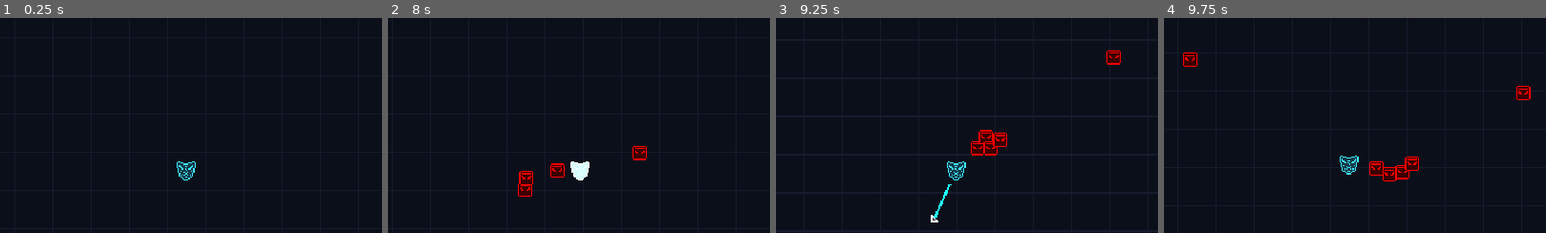
Above: before the commit, frames 1-4 (left to right).
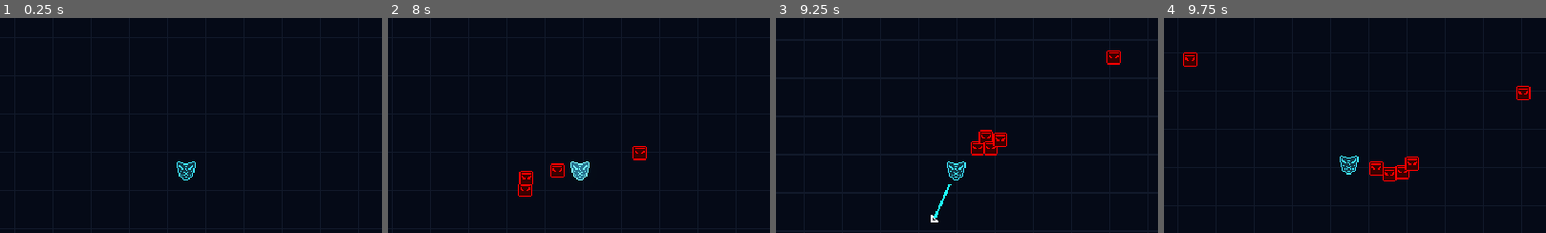
Above: after the commit, the same moments.

Repository: butteredsaltedtoast/orbit
Game: Godot game, scene res://levels/main.tscn
Two runs of this game, one before a commit and one after it. Both use one fixed random seed, a clock stepped at 60 frames per second and the inputs below.
Inputs (mouse positions are % of the whole screen's width and height, from its top left):
- Up to frame 1 (0.25 s): no input
- Up to frame 2 (8 s): tap Enter at 0.5, 2 s; move the mouse to (72, 45) at 0.52 s; hold D (move_right) 0.53-1.28 s; click (72, 45) at 0.6 s; tap Space at 1.25, 2.75 s; move the mouse to (30, 55) at 1.27 s; hold S (move_down) 1.28-2.03 s; click (30, 55) at 1.35 s; move the mouse to (60, 28) at 2.02 s; hold D (move_right) 2.03-2.78 s; right-click (60, 28) at 2.1 s; click (60, 28) at 2.3 s; move the mouse to (45, 70) at 2.77 s; hold W (move_up) 2.78-3.53 s; click (45, 70) at 2.85 s; move the mouse to (80, 65) at 3.52 s; hold A (move_left) 3.53-5.03 s; click (80, 65) at 3.6 s; move the mouse to (20, 35) at 4.27 s; right-click (20, 35) at 4.35 s; click (20, 35) at 4.55 s; move the mouse to (55, 50) at 5.02 s; hold S (move_down) 5.03-5.78 s; click (55, 50) at 5.1 s; move the mouse to (35, 25) at 5.77 s; hold D (move_right) 5.78-6.53 s; click (35, 25) at 5.85 s; move the mouse to (72, 45) at 6.52 s; hold W (move_up) 6.53-7.28 s; right-click (72, 45) at 6.6 s; click (72, 45) at 6.8 s; move the mouse to (30, 55) at 7.27 s; hold D (move_right) from 7.28 s (still down); click (30, 55) at 7.35 s
- Up to frame 3 (9.25 s): move the mouse to (60, 28) at 8.02 s; release D (move_right) at 8.03 s; hold S (move_down) 8.03-8.78 s; click (60, 28) at 8.1 s; move the mouse to (45, 70) at 8.77 s; hold A (move_left) from 8.78 s (still down); right-click (45, 70) at 8.85 s; click (45, 70) at 9.05 s
- Up to frame 4 (9.75 s): move the mouse to (80, 65) at 9.52 s; release A (move_left) at 9.53 s; hold W (move_up) from 9.53 s (still down); click (80, 65) at 9.6 s
The pictures show only the part of the screen within x 26-76%, y 14-64%; the shares and areas given below are measured in that part.

The runs differ from the first frame. In frame 2, 0.3% of the frame differs, in the area x 47-53%, y 66-76%; in frame 3, less than 0.1%; in frame 4, less than 0.1%.

Commit message:
quarantined sprite, white flash shader (first time using shaders very fun), hp bar lookin cooler, glow

Diff:
--- a/enemies/enemy.gd
+++ b/enemies/enemy.gd
@@ -1,7 +1,9 @@
 class_name Enemy
 extends CharacterBody2D
 
-@onready var sprite: Sprite2D = $Sprite2D
+@onready var visual: Node2D = $Visual
+@onready var sprite: Sprite2D = $Visual/Sprite2D
+@onready var qsprite: Sprite2D = $Visual/QuarantineSprite
 @onready var orbit_hitbox: Area2D = $OrbitHitbox
 
 @export var speed: float = 80.0
@@ -23,13 +25,12 @@
 var kb: Vector2 = Vector2.ZERO
 var hurt_timer: float = 0.0
 var tween: Tween
-var orig: Color
+var qtween: Tween
 var dead: bool = false
 
 func _ready() -> void:
 	hp = max_hp
 	hits_left = orbit_hits
-	orig = sprite.modulate
 
 func _physics_process(delta: float) -> void:
 	hurt_timer = move_toward(hurt_timer, 0, delta)
@@ -44,6 +45,7 @@
 			#print("spin-ning, spin-ning♪♫")
 			pass
 		State.FLUNG:
+			qsprite.modulate.a = clampf((velocity.length() - speed) / (fling_speed - speed), 0, 1.0)
 			for i in range(get_slide_collision_count()):
 				var coll: Object = get_slide_collision(i).get_collider()
 				if coll is Enemy:
@@ -58,6 +60,7 @@
 				set_collision_layer_value(3, false)
 				set_collision_layer_value(2, true)
 				set_collision_mask_value(2, true)
+				qsprite.modulate.a = 0
 	move_and_slide()
 
 func capture() -> void:
@@ -65,9 +68,15 @@
 	set_collision_layer_value(2, false)
 	set_collision_mask_value(2, false)
 	velocity = Vector2.ZERO
+	if qtween and qtween.is_valid():
+		qtween.kill()
+	qtween = create_tween()
+	qtween.tween_property(qsprite, "modulate:a", 1.0, 0.1)
 	orbit_hitbox.set_deferred("monitoring", true)
 
 func fling(direction: Vector2) -> void:
+	if qtween and qtween.is_valid():
+		qtween.kill()
 	state = State.FLUNG
 	velocity = direction * fling_speed
 	set_collision_layer_value(3, true)
@@ -82,14 +91,15 @@
 	hurt_timer = 0.15
 	if tween and tween.is_valid():
 		tween.kill()
+		visual.material.set_shader_parameter("flash_amount", 0.0)
 	tween = create_tween()
-	tween.tween_property(sprite, "modulate", Color(10, 10, 10), 0)
+	tween.tween_property(visual, "material:shader_parameter/flash_amount", 1.0, 0)
 	tween.tween_interval(hurt_timer / 3)
-	tween.tween_property(sprite, "modulate", orig, 0)
+	tween.tween_property(visual, "material:shader_parameter/flash_amount", 0.0, 0)
 	tween.tween_interval(hurt_timer / 3)
-	tween.tween_property(sprite, "modulate", Color(10, 10, 10), 0)
+	tween.tween_property(visual, "material:shader_parameter/flash_amount", 1.0, 0)
 	tween.tween_interval(hurt_timer / 3)
-	tween.tween_property(sprite, "modulate", orig, 0)
+	tween.tween_property(visual, "material:shader_parameter/flash_amount", 0.0, 0)
 	if hp <= 0:
 		die()
 	return true
--- a/enemies/enemy.tscn
+++ b/enemies/enemy.tscn
@@ -2,7 +2,14 @@
 
 [ext_resource type="Script" uid="uid://34ekybs6u2mx" path="res://enemies/enemy.gd" id="1_7frlh"]
 [ext_resource type="PackedScene" uid="uid://m62mvplk3k8c" path="res://enemies/death_burst.tscn" id="2_orwns"]
+[ext_resource type="Shader" uid="uid://jpfbm2r04mxt" path="res://shaders/flash.gdshader" id="3_07tka"]
 [ext_resource type="Texture2D" uid="uid://ddtrwc4dsi086" path="res://assets/art/packet.png" id="3_orwns"]
+[ext_resource type="Texture2D" uid="uid://bd1ywkvt7rvlh" path="res://assets/art/packet_capture.png" id="4_a6vjd"]
+
+[sub_resource type="ShaderMaterial" id="ShaderMaterial_07tka"]
+resource_local_to_scene = true
+shader = ExtResource("3_07tka")
+shader_parameter/flash_amount = 0.0
 
 [sub_resource type="CircleShape2D" id="CircleShape2D_7frlh"]
 radius = 7.0
@@ -17,9 +24,18 @@
 fling_damage = 1.0
 burst = ExtResource("2_orwns")
 
-[node name="Sprite2D" type="Sprite2D" parent="." unique_id=1206697953]
+[node name="Visual" type="Node2D" parent="." unique_id=1223534478]
+material = SubResource("ShaderMaterial_07tka")
+
+[node name="Sprite2D" type="Sprite2D" parent="Visual" unique_id=1206697953]
 modulate = Color(1, 0, 0, 1)
+use_parent_material = true
 texture = ExtResource("3_orwns")
+
+[node name="QuarantineSprite" type="Sprite2D" parent="Visual" unique_id=1789813264]
+modulate = Color(1, 1, 1, 0)
+use_parent_material = true
+texture = ExtResource("4_a6vjd")
 
 [node name="OrbitHitbox" type="Area2D" parent="." unique_id=1752438010]
 collision_mask = 2
--- a/levels/main.tscn
+++ b/levels/main.tscn
@@ -5,6 +5,11 @@
 [ext_resource type="Script" uid="uid://dskmiije68yf" path="res://levels/wave_manager.gd" id="2_wdj6m"]
 [ext_resource type="PackedScene" uid="uid://c0hm73mfrcvb6" path="res://enemies/enemy.tscn" id="3_l8qe7"]
 [ext_resource type="PackedScene" uid="uid://cjlkw0dmxnwto" path="res://ui/hud.tscn" id="5_ifaiv"]
+
+[sub_resource type="Environment" id="Environment_o33cc"]
+background_mode = 3
+glow_enabled = true
+glow_intensity = 0.4
 
 [node name="Main" type="Node2D" unique_id=440888473]
 
@@ -27,3 +32,6 @@
 
 [node name="Hud" parent="." unique_id=730284070 node_paths=PackedStringArray("wave_manager") instance=ExtResource("5_ifaiv")]
 wave_manager = NodePath("../WaveManager")
+
+[node name="WorldEnvironment" type="WorldEnvironment" parent="." unique_id=225234623]
+environment = SubResource("Environment_o33cc")
--- a/player/player.gd
+++ b/player/player.gd
@@ -48,11 +48,11 @@
 			tween.kill()
 			sprite.modulate = Color.WHITE
 		tween = create_tween()
-		tween.tween_property(sprite, "modulate", Color(10, 10, 10), 0)
+		tween.tween_property(sprite, "modulate", Color(2, 2, 2), 0)
 		tween.tween_interval(inv_timer.wait_time / 3)
 		tween.tween_property(sprite, "modulate", Color.WHITE, 0)
 		tween.tween_interval(inv_timer.wait_time / 3)
-		tween.tween_property(sprite, "modulate", Color(10, 10, 10), 0)
+		tween.tween_property(sprite, "modulate", Color(2, 2, 2), 0)
 		tween.tween_interval(inv_timer.wait_time / 3)
 		tween.tween_property(sprite, "modulate", Color.WHITE, 0)
 
--- a/project.godot
+++ b/project.godot
@@ -86,4 +86,5 @@
 
 textures/canvas_textures/default_texture_filter=0
 rendering_device/driver.windows="d3d12"
+viewport/hdr_2d=true
 environment/defaults/default_clear_color=Color(0.043137256, 0.05882353, 0.101960786, 1)
--- /dev/null
+++ b/shaders/flash.gdshader
@@ -0,0 +1,15 @@
+shader_type canvas_item;
+
+uniform float flash_amount: hint_range(0.0, 1.0) = 0.0;
+
+void vertex() {
+}
+
+void fragment() {
+	COLOR.rgb = mix(COLOR.rgb, vec3(1.0, 1.0, 1.0), flash_amount);
+}
+
+//void light() {
+//	// Called for every pixel for every light affecting the material.
+//	// Uncomment to replace the default light processing function with this one.
+//}
--- a/ui/hud.gd
+++ b/ui/hud.gd
@@ -6,7 +6,12 @@
 
 @export var wave_manager: WaveManager
 
+var fillstyle: StyleBoxFlat
+var pulsetween: Tween
+
 func _ready() -> void:
+	fillstyle = hpbar.get_theme_stylebox("fill").duplicate()
+	hpbar.add_theme_stylebox_override("fill", fillstyle)
 	GameState.hp_changed.connect(update_hp)
 	GameState.wave_changed.connect(update_wave)
 	update_wave(GameState.wave)
@@ -21,6 +26,17 @@
 func update_hp(curr: float, mx: float) -> void:
 	hpbar.max_value = mx
 	hpbar.value = curr
+	if curr / mx <= 0.3:
+		fillstyle.bg_color = Color("#ff3b5c")
+		if not pulsetween or not pulsetween.is_valid():
+			pulsetween = create_tween()
+			pulsetween.set_loops()
+			pulsetween.tween_property(fillstyle, "bg_color", Color("#7a1a2c"), 0.3)
+			pulsetween.tween_property(fillstyle, "bg_color", Color("#ff3b5c"), 0.3)
+	else:
+		if pulsetween and pulsetween.is_valid():
+			pulsetween.kill()
+		fillstyle.bg_color = Color("#3ee6ff")
 
 func update_wave(wave: int) -> void:
 	wvlabel.text = "wave: " + str(wave)
Binary file added: assets/art/packet_capture.png
Not shown, added: assets/art/packet_capture.png.import
Not shown, added: shaders/flash.gdshader.uid
